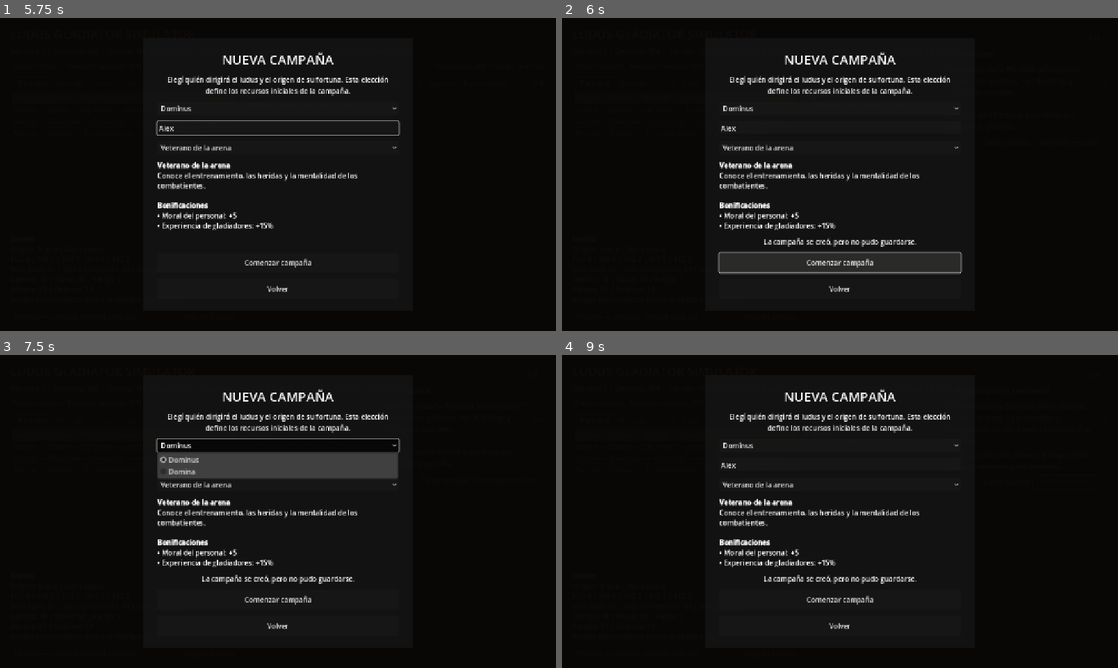
Above: before the commit, frames 1-4 (two rows, left to right).
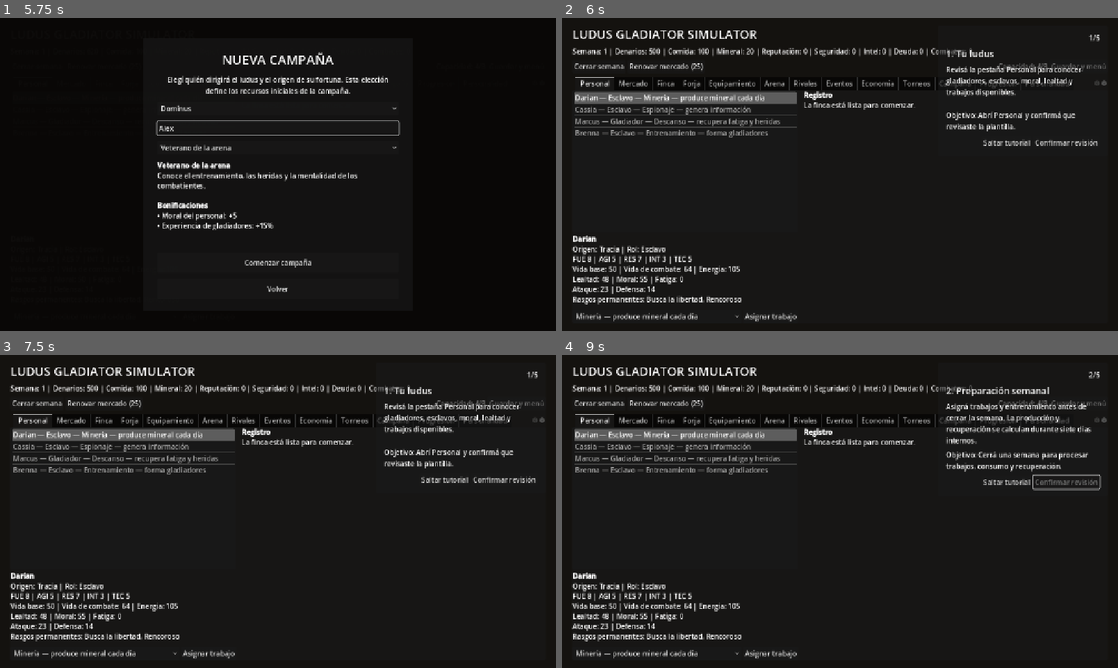
Above: after the commit, the same moments.

Repository: syfaadelia67-bot/Ludus-Gladiator-Simulator
Game: Godot game, scene res://scenes/Main.tscn
The game is run twice, just before and just after one commit, with the same random seed, the same clock (stepped at 60 frames per second) and the same inputs.
Inputs (mouse positions are in pixels of both pictures, inside the frame that each line leads up to):
- Up to frame 1 (5.75 s): click "Cerrar semana" at 0.5 s; click "Renovar mercado (25)" at 1.25 s; click "Guardar y menú" at 2 s; click "Minería — produce mineral cad…" at 2.75 s; click "Asignar trabajo" at 3.5 s; click "Nueva campaña" at 4.25 s; click (278, 127) at 5.02 s; type "Alex" at 5.1 s
- Up to frame 2 (6 s): click "Comenzar campaña" at 5.75 s
- Up to frame 3 (7.5 s): click (278, 599) at 6.5 s, where only the run before the commit has a clickable "Comenzar campaña"; click (278, 445) at 7.25 s, where only the run before the commit has a clickable "Dominus"
- Up to frame 4 (9 s): click "Confirmar revisión" at 8 s; click "Continuar" at 8.75 s

Frame 1 is identical in both runs. In frame 2, 14% of the frame differs, in the area x 1-98%, y 4-98%; in frame 3, 16%; in frame 4, 14%.
Error before the commit: Invalid access to property or key 'week' on a base object of type 'Node (game_state.gd)'. (res://scripts/core/save_manager.gd:159)

Commit message:
Use canonical weekly game state field in saves

Diff:
--- a/game/scripts/core/save_manager.gd
+++ b/game/scripts/core/save_manager.gd
@@ -159,7 +159,7 @@
     return {
         "version": SAVE_VERSION,
         "saved_at_unix": int(Time.get_unix_time_from_system()),
-        "game_state":{"day":GameState.day,"week":GameState.week,"denarii":GameState.denarii,"food":GameState.food,"ore":GameState.ore,"reputation":GameState.reputation},
+        "game_state":{"day":GameState.day,"week":GameState.get_week(),"denarii":GameState.denarii,"food":GameState.food,"ore":GameState.ore,"reputation":GameState.reputation},
         "owner":LudusOwnerManager.export_state(),
         "roster":{"people":people_data,"capacity":RosterManager.capacity,"security_score":RosterManager.security_score,"intelligence_points":RosterManager.intelligence_points},
         "estate":{"levels":EstateManager.export_levels()},
@@ -188,8 +188,7 @@
     var rival_data: Dictionary = data.get("rivals", {})
     var combat_data: Dictionary = data.get("combat", {})
 
-    GameState.day = maxi(1, int(game_data.get("day", game_data.get("week", 1))))
-    GameState.week = maxi(1, int(game_data.get("week", game_data.get("day", 1))))
+    GameState.day = maxi(1, int(game_data.get("week", game_data.get("day", 1))))
     GameState.denarii = maxi(0, int(game_data.get("denarii", 500)))
     GameState.food = maxi(0, int(game_data.get("food", 100)))
     GameState.ore = maxi(0, int(game_data.get("ore", 20)))
